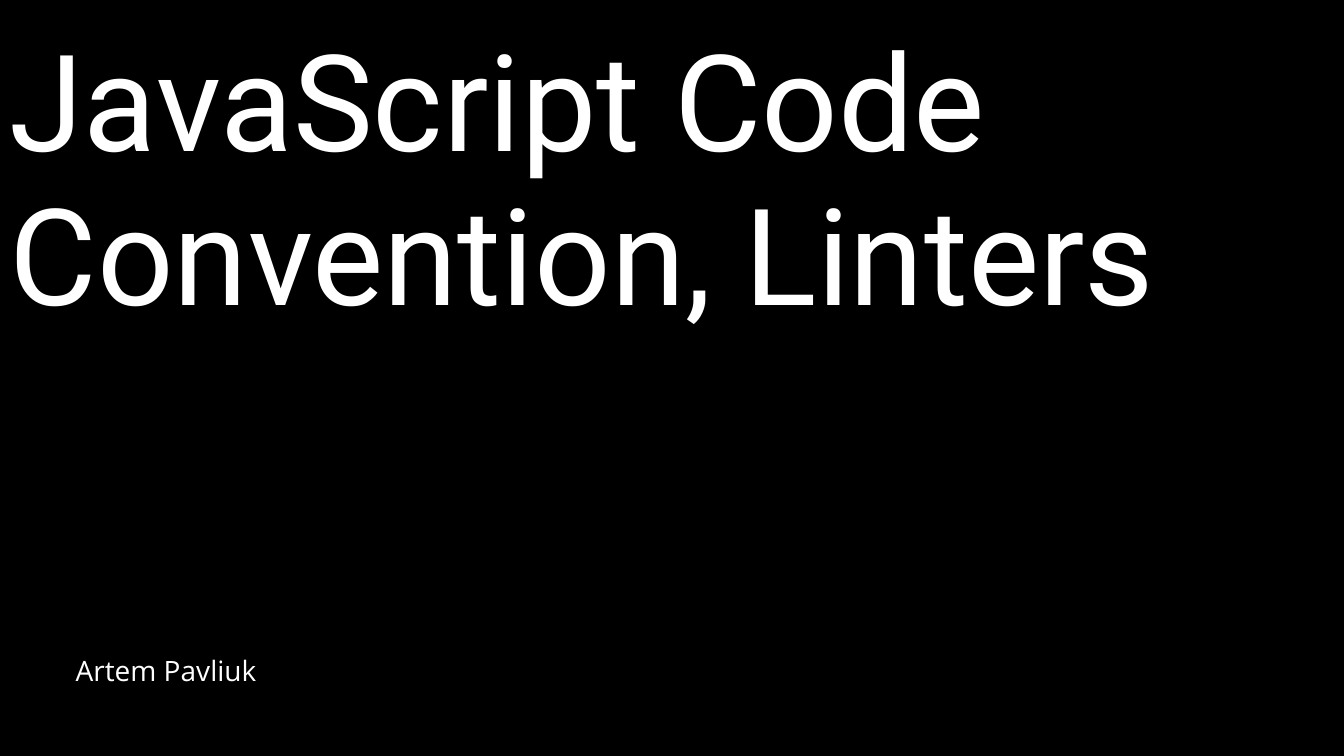
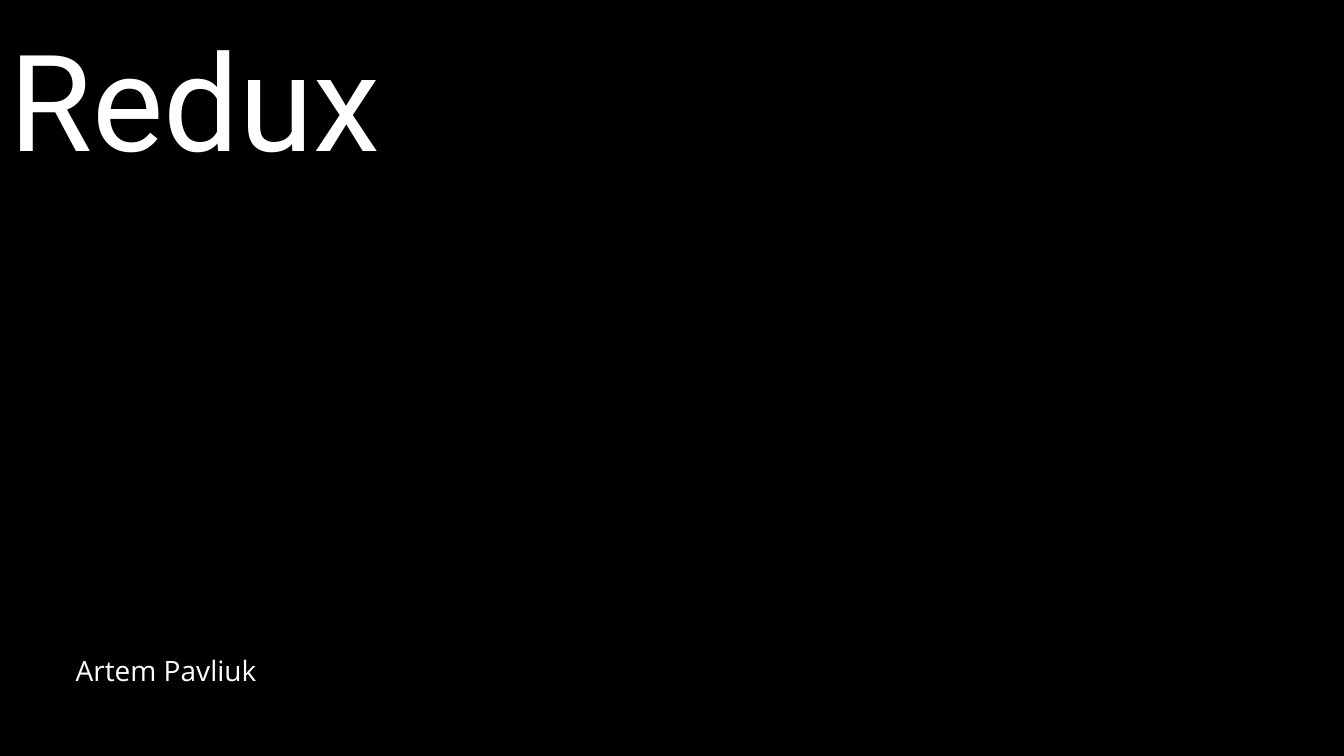
Before and after one commit to pavartem/Redux-presentation, a slide deck: slide 1 of Redux 2.pptx. Drawn at 1344x756 pixels with LibreOffice and Linux fonts; fonts in the diff are those of the drawing; background and template pictures are left out. Boxes give left, top, right and bottom in pixels: in the first picture for what was removed or moved away, otherwise in the second. Text is boxed around its words. In the diff, an @@ line names an element or a change of style, - is before the commit and + after.

Commit message:
Updated presentation

```diff
--- a/Redux 2.pptx
+++ b/Redux 2.pptx
@@ title at box(10, 50, 380, 153): text changed @@
-JavaScript Code Convention, Linters
+Redux
```
Also in this commit, not shown: 1 other slide changed.
